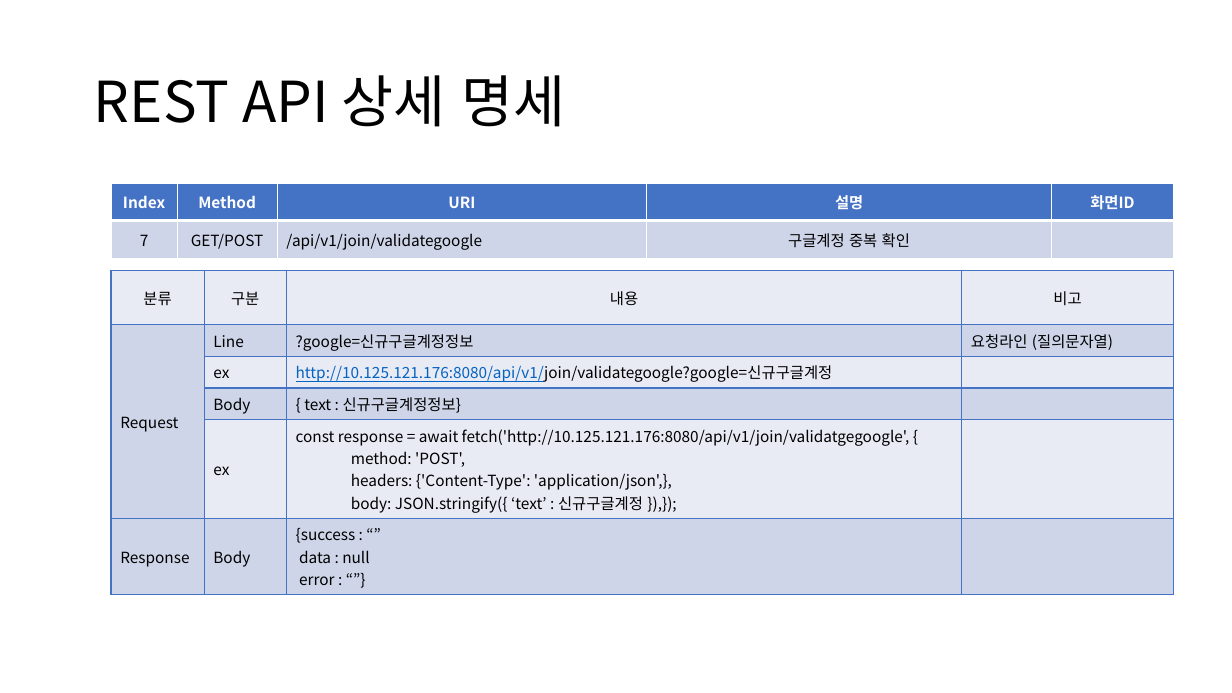
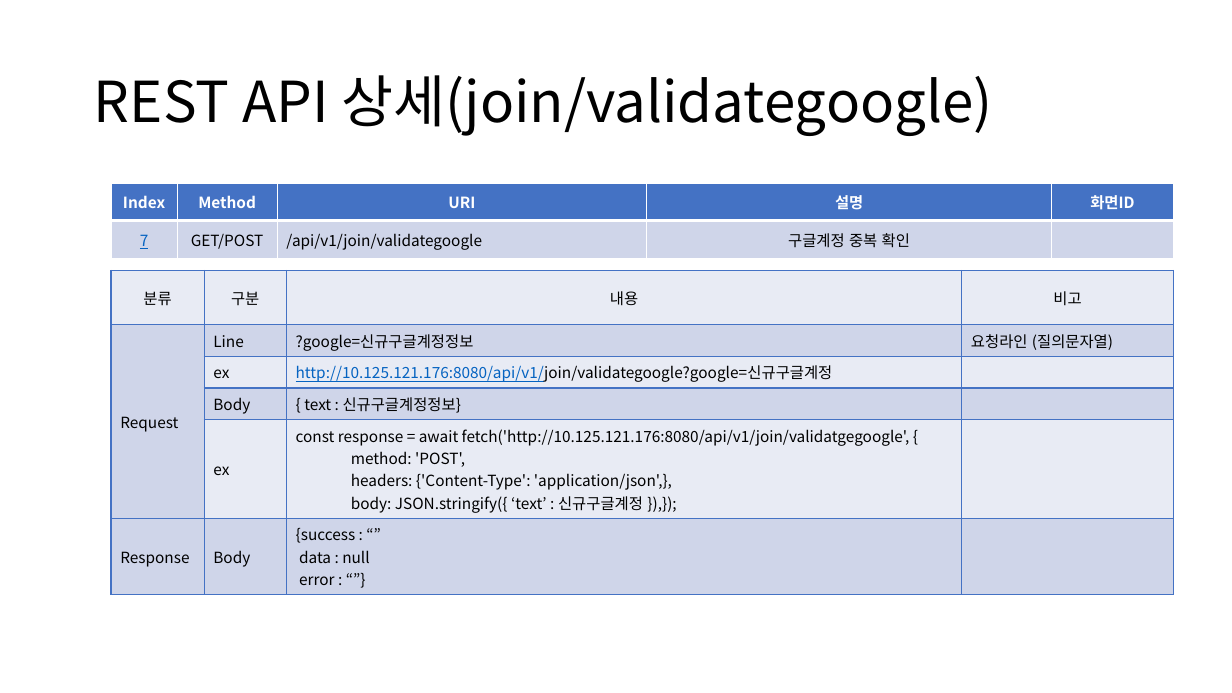
Before and after one commit to sujidaddy/workspace_miniproject, a slide deck: slide 30 of 미니프로젝트계획서제출용.pptx. Drawn at 1232x693 pixels with LibreOffice and Linux fonts; fonts in the diff are those of the drawing. Boxes give left, top, right and bottom in pixels: in the first picture for what was removed or moved away, otherwise in the second. Text is boxed around its words. In the diff, an @@ line names an element or a change of style, - is before the commit and + after.

```diff
--- a/미니프로젝트계획서제출용.pptx
+++ b/미니프로젝트계획서제출용.pptx
@@ title at (94, 75, 992, 136): text changed @@
-REST API 상세 명세
+REST API 상세(join/validategoogle)
@@ table at (111, 183, 1174, 309) @@
@@ text colour #000000 to #0563C1, underline on in "7" @@
```
Also in this commit, not shown: 25 other slides changed, 5 slides added, 11 other files.
